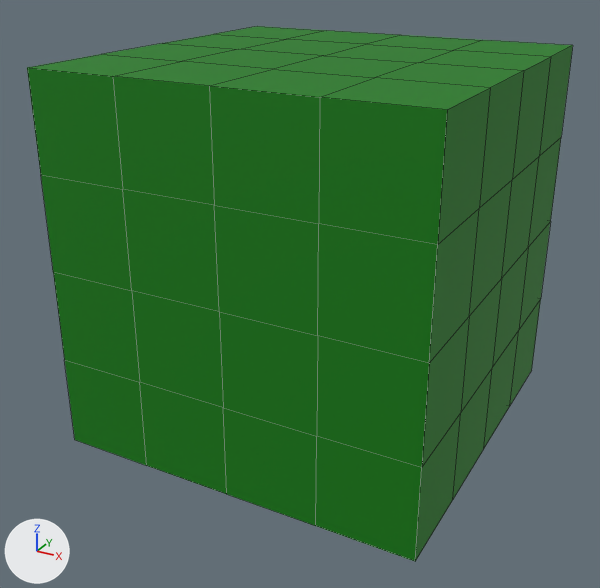
Two versions of the OBJ model assets/models/cube/cube.obj, one commit apart.
Rendered twice from a 50 mm camera at (0.88, -1.711, 0.259) aimed at (-0.023, -0.069, -0.562). Arrows for +X, +Y and +Z are at lower left; the lights stay in place. Mesh edges are drawn as thin lines. Where no turn or scale is listed for an object, it has been applied to the vertices.
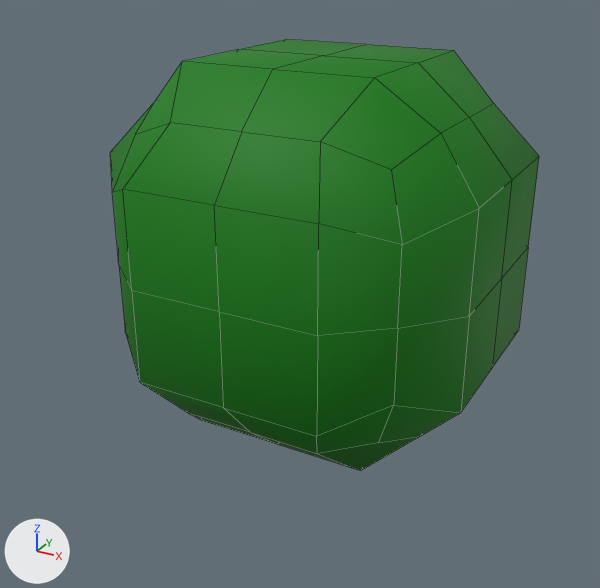
Where the change shows, as pixel boxes [x1, y1, x2, y2] in the pictures (600 x 588 px; the box of a moved part takes in the faces that stretch with it):
```json
{"object": "Cube", "change": "reshaped, shading changed", "before": [27, 26, 573, 561], "after": [110, 39, 539, 471], "on screen": "21% narrower, 19% shorter"}
{"part": 1, "of": "me_cube", "change": "moved or reshaped", "before": [27, 26, 573, 561], "after": [110, 50, 539, 471]}
{"part": 2, "of": "me_cube", "change": "shading changed", "before": [123, 39, 539, 436], "after": [123, 39, 539, 436]}
```

Scene script edits in JSON lines:
```json
{"block": "me_cube", "where": "me_cube.from_pydata(...)  # 98 vertices, 96 faces; spans x -0.45..0.45, y -0.45..0.45, z -0.9..0.0"}
{"block": "me_cube", "where": "# used by ob_cube; location = (0.0, 0.0, 0.0)"}
{"block": "me_cube", "change": "me_cube part 1: 45 of 98 vertices moved; they spanned x -0.45..0.45, y -0.45..0.45, z -0.9..0.0 and now span x -0.393..0.346, y -0.346..0.346, z -0.796..-0.104; mean shift (0.001, -0.001, -0.001); largest move (-0.45, 0.45, 0.0) -> (-0.303, 0.296, -0.151)"}
{"block": "me_cube", "change": "me_cube part 2: edges marked sharp go from 48 to 0"}
```
